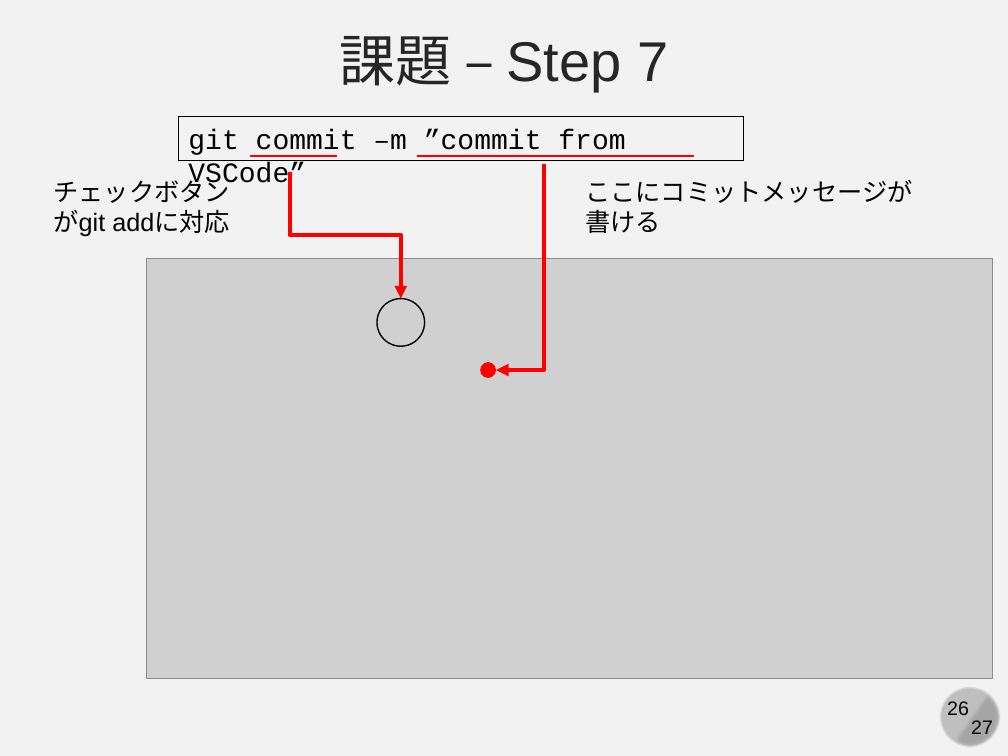
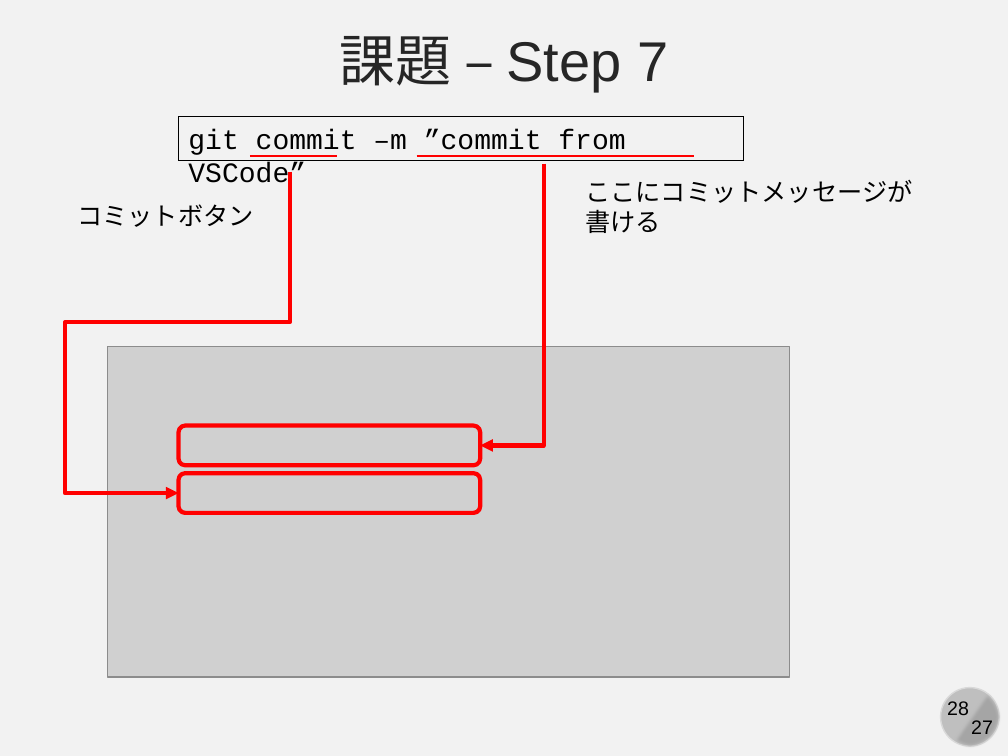
Before and after one commit to kaityo256/github, a slide deck: slide 28 of practice_basic/fig/slide.pptx (slide 26 before the commit). Drawn at 1008x756 pixels with LibreOffice and Linux fonts; fonts in the diff are those of the drawing; grey boxes stand for pictures. Boxes give left, top, right and bottom in pixels: in the first picture for what was removed or moved away, otherwise in the second. Text is boxed around its words. In the diff, an @@ line names an element or a change of style, - is before the commit and + after.

```diff
--- a/practice_basic/fig/slide.pptx
+++ b/practice_basic/fig/slide.pptx
@@ elbow arrow moved from (289, 171) - (401, 298) to (289, 171) - (178, 493) @@
@@ elbow arrow moved from (543, 163) - (496, 370) to (543, 163) - (480, 446) @@
@@ text at box(77, 204, 253, 227): text changed @@
-チェックボタン
-がgit addに対応
+コミットボタン
@@ ellipse removed at box(377, 298, 424, 346) @@
@@ picture: place and size @@
-picture at box(147, 259, 993, 678)
+picture at box(107, 347, 789, 677)
@@ ellipse removed at box(480, 362, 496, 378) @@
@@ rounded rectangle added at box(178, 425, 480, 465), outline #FF0000 3 pt @@
@@ rounded rectangle added at box(178, 473, 480, 512), outline #FF0000 3 pt @@
```
Also in this commit, not shown: 1 other slide changed, 3 slides added, 6 other files.
